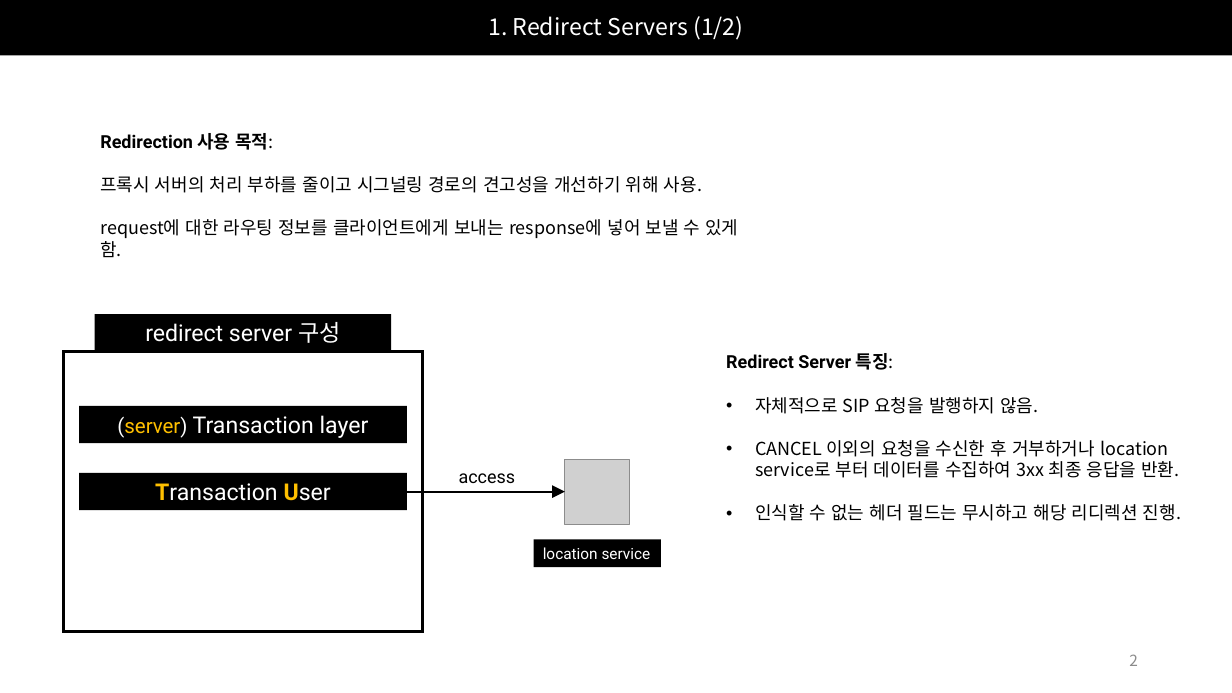
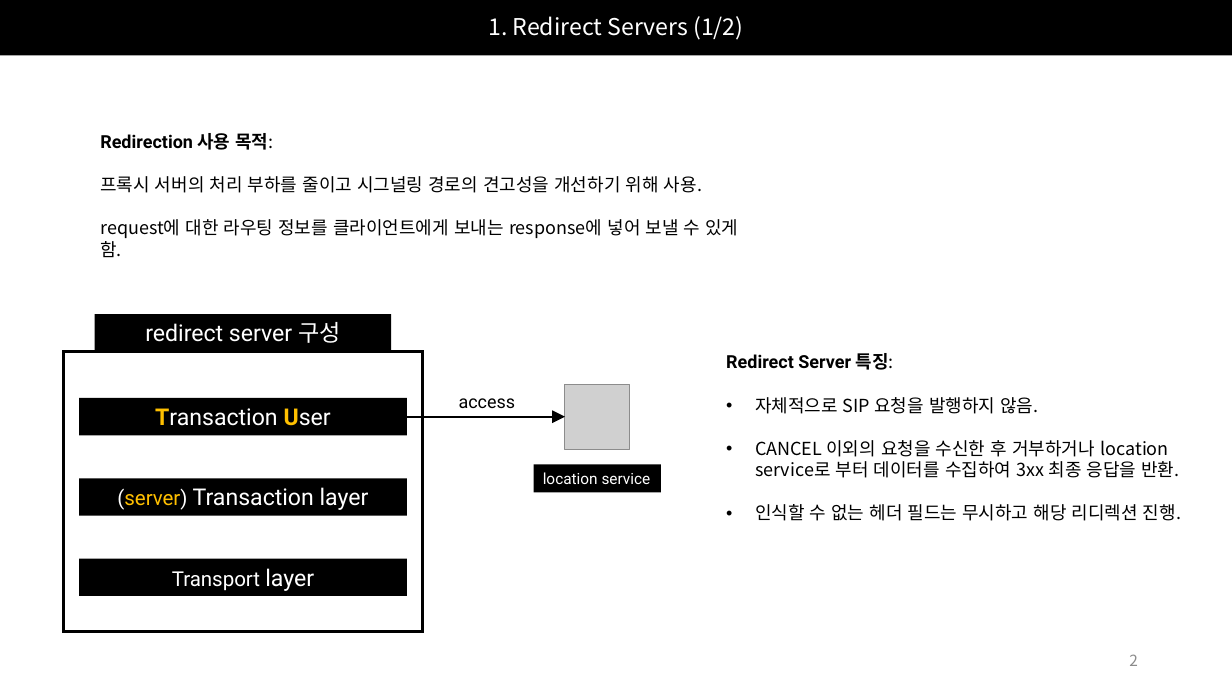
Before and after one commit to Epsilonely/SIP-Survey, a slide deck: slide 2 of 세미나 2차.pptx. Drawn at 1232x693 pixels with LibreOffice and Linux fonts; fonts in the diff are those of the drawing; grey boxes stand for pictures. Boxes give left, top, right and bottom in pixels: in the first picture for what was removed or moved away, otherwise in the second. Text is boxed around its words. In the diff, an @@ line names an element or a change of style, - is before the commit and + after.

```diff
--- a/세미나 2차.pptx
+++ b/세미나 2차.pptx
@@ 2 rectangles, 1 picture, 1 text, 1 arrow: place and size @@
-2 rectangles, 1 picture, 1 text, 1 arrow at bbox=[79, 459, 662, 567]
+2 rectangles, 1 picture, 1 text, 1 arrow at bbox=[79, 384, 662, 493]
@@ rectangle "(server) Transaction layer": place and size @@
-rectangle "(server) Transaction layer" at bbox=[79, 406, 408, 443]
+rectangle "(server) Transaction layer" at bbox=[79, 479, 408, 516]
@@ rectangle added at bbox=[79, 559, 408, 596], fill #000000, 16 pt, text #FFFFFF @@
+Transport layer
```
Also in this commit, not shown: 3 other slides changed, 3 slides added.
